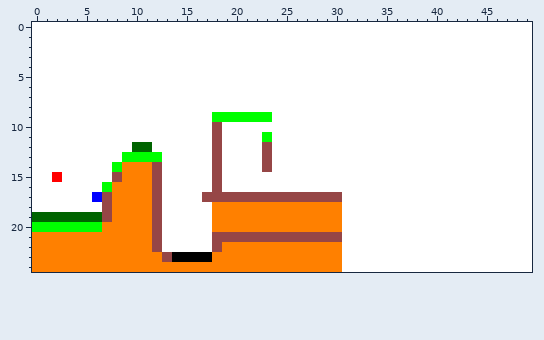
Two versions of one pixel-art sprite, Project/hoofdversie/Ragnarok/levels/level_2.png. The picture above is the old version.
The file is 50x25 pixels.
The result:
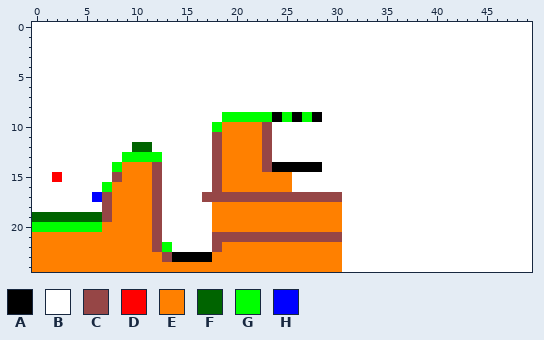
Palette (. is transparent): A #000000  B #ffffff  C #964646  D #ff0000  E #ff8000  F #006400  G #00ff00  H #0000ff
Diff:
Colour B becomes colour A in row 9 at x 24, 26 and 28; in row 14 at x 24 to 28.
Colour G becomes colour B in row 9 at x 18.
Colour B becomes colour C in row 10 at x 23.
Colour G becomes colour C in row 11 at x 23.
Colour B becomes colour E in rows 10 to 14 at x 19 to 22; in rows 15 to 16 at x 19 to 25.
Colour B becomes colour G in row 9 at x 25 and 27; in row 22 at x 13.
Colour C becomes colour G in row 10 at x 18.
Pixel boxes of the changes (left, top, right, bottom) in both pictures:
changed: (212, 112, 322, 192)
changed: (162, 242, 172, 252)
